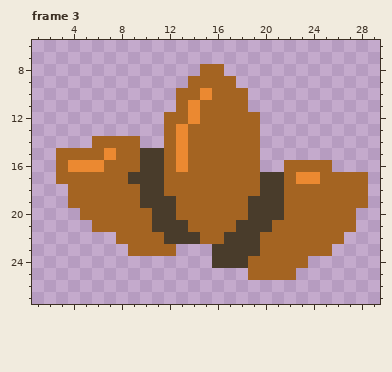
File history of a pixel-art file, ui.aseprite. The first picture shows the starting point.
32x32 pixels, 3 frames. Shown: frame 3: x 1..29, y 6..27. The commit also changed other frames, which this record leaves out.
Once edited:
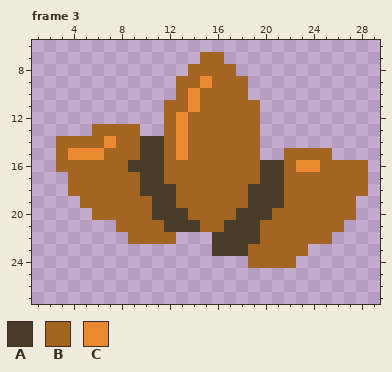
Palette (. is transparent): A #493c2b  B #a46422  C #eb8931
The exact change:
Changed rows in their new state; - is an unchanged pixel.
Frame 3:
first column x 3:
 7 ------------BB------------
 8 -----------B--B-----------
 9 ----------B-C--B----------
10 -----------CB-------------
11 ---------B------B---------
12 ----------CB--------------
13 ---BBBB-------------------
14 BBB-C--AA-----------------
15 -CCCB--------------BBBB---
16 -BBB--A---B------AA-CC-BBB
17 .-----B-------------BB----
18 ---------A------A---------
19 -.-----B-----------------.
20 --.-------A----A--B-------
21 ---..---B--A--A--B------.-
22 -----.---B...A---------.--
23 ------....------B----..---
24 -------------...----.-----
25 ----------------....------
Where, in picture pixels (left, top, right, bottom), the same in both pictures:
changed: (56, 52, 368, 280)
